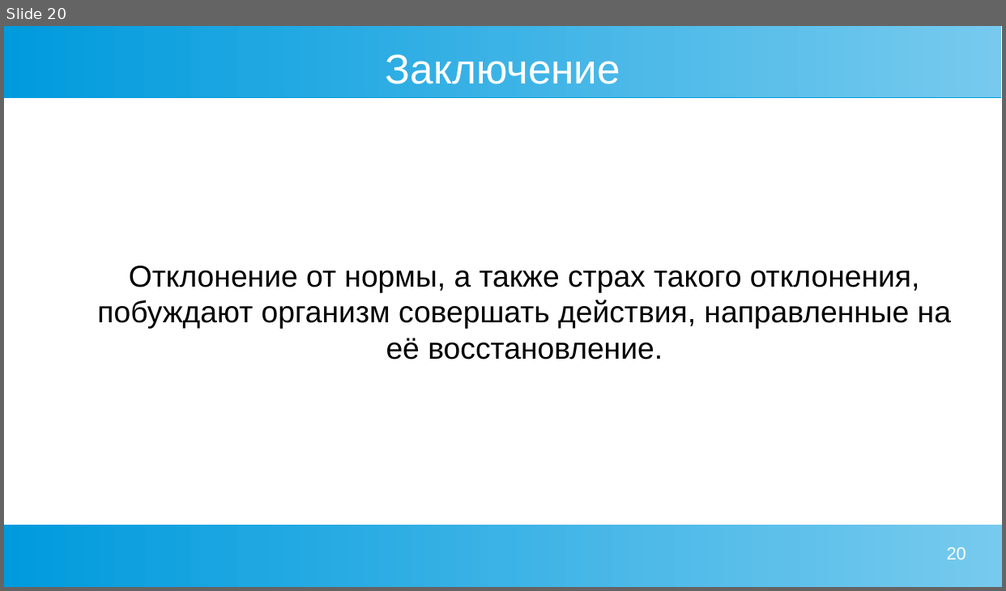
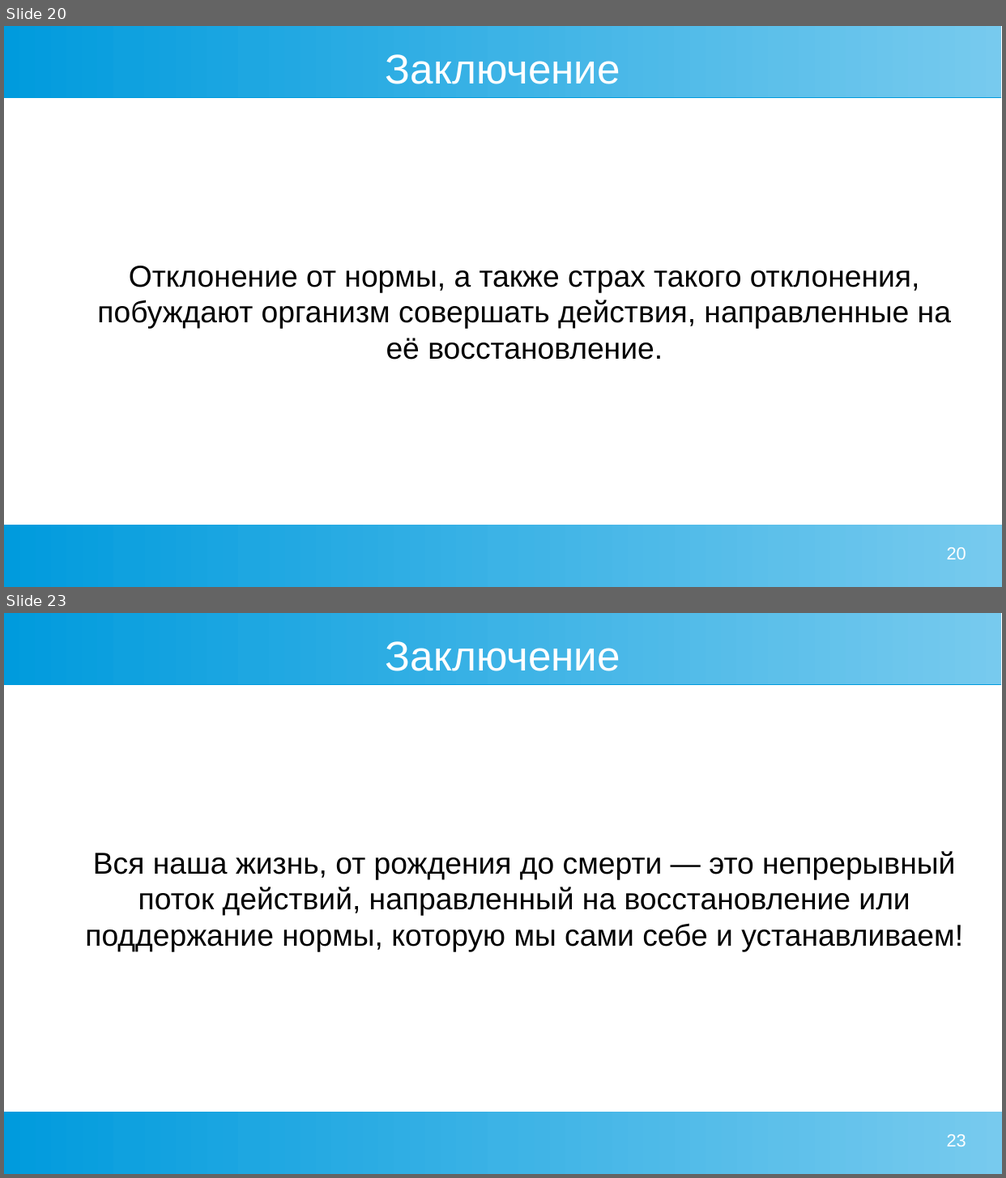
Before and after one commit to Chularev/articles, a slide deck: Psychology/2. гомеостаз и мотивация.odp. Shown one above the other, each under a label of ours: slide 20 before the commit, slides 20 and 23 after it; the slides between them are not shown. The pictures are 1006x591 and 1006x1178 pixels, drawn with LibreOffice and Linux fonts; fonts in the diff are those of the drawing. Boxes give left, top, right and bottom in pixels: in the first picture for what was removed or moved away, otherwise in the second. Text is boxed around its words. In the diff, an @@ line names an element or a change of style, - is before the commit and + after.

```diff
--- a/Psychology/2. гомеостаз и мотивация.odp
+++ b/Psychology/2. гомеостаз и мотивация.odp
@@ slide 23 added at (4, 613, 1002, 1174), background #FFFFFF; not listed: 2 template elements that a slide beside it also shows @@
@@ title added at (386, 641, 620, 671), 33 pt, text #FFFFFF @@
+Заключение
@@ text added at (85, 851, 963, 952), 24 pt, text #000000 @@
+Вся наша жизнь, от рождения до смерти — это непрерывный поток действий, направленный на восстановление или поддержание нормы, которую мы сами себе и устанавливаем!
@@ page number added at (947, 1135, 966, 1147), 14 pt, text #FFFFFF @@
+23
```
Also in this commit, not shown: 1 slide changed, 3 other slides added, 1 slide removed.
